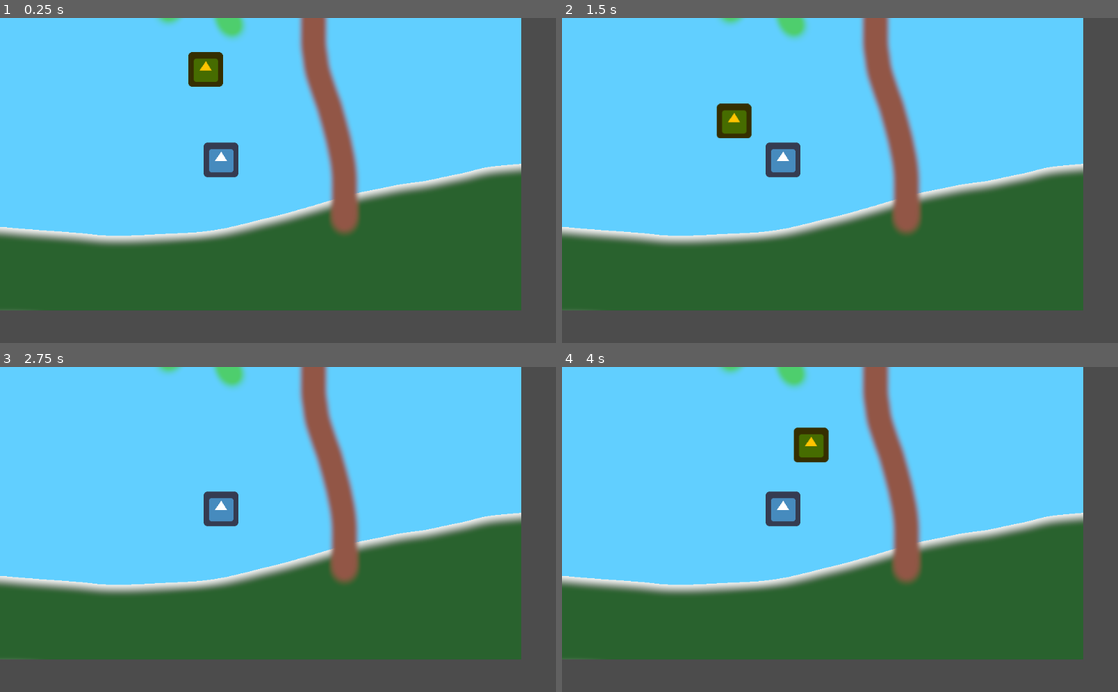
Above: before the commit, frames 1-4 (two rows, left to right).
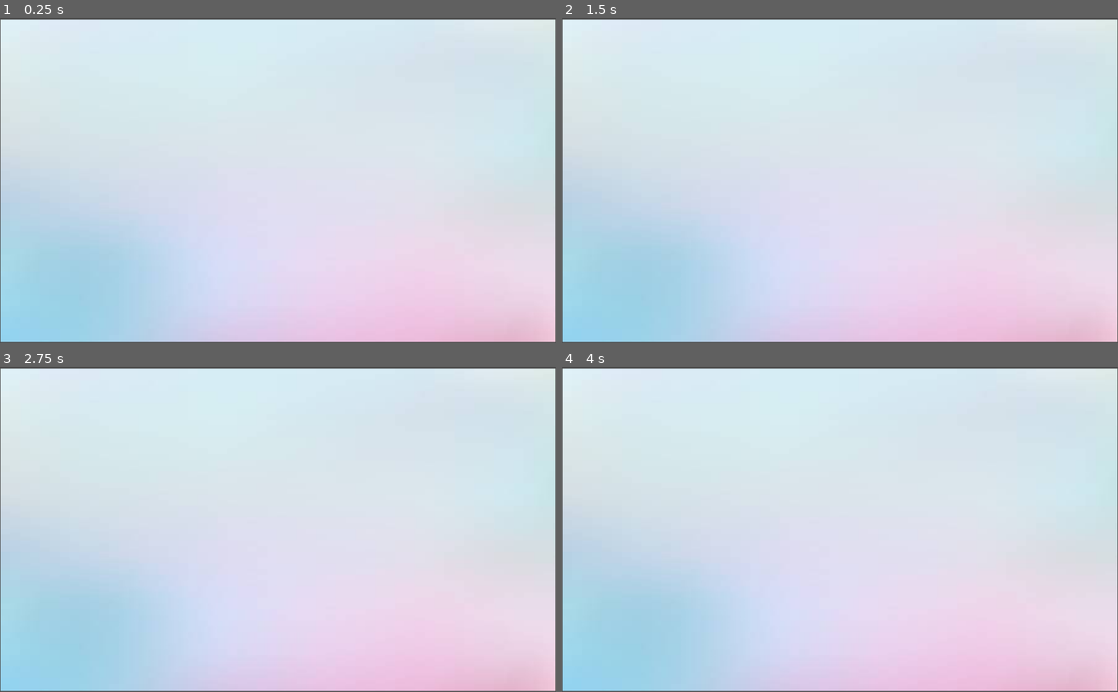
Above: after the commit, the same moments.

Repository: jasonmccollum/godot_github_test
Game: Godot game, scene res://root_scene.tscn
Same seed, same stepped clock (60 frames per second), same inputs: the game is played once before the commit and once after it. The engine's default icon, where the game draws it, is replaced by a stand-in: a white triangle on a blue panel in a dark square.
Inputs:
- Up to frame 1 (0.25 s): no input
- Up to frame 2 (1.5 s): no input
- Up to frame 3 (2.75 s): no input
- Up to frame 4 (4 s): no input

The runs differ from the first frame. In frame 1, 99% of the frame differs, in the area x 0-100%, y 0-100%; in frame 2, 99%; in frame 3, 99%; in frame 4, 99%.

Commit message:
added background

Diff:
--- a/root_scene.tscn
+++ b/root_scene.tscn
@@ -1,20 +1,32 @@
-[gd_scene load_steps=5 format=2]
+[gd_scene load_steps=6 format=2]
 
 [ext_resource path="res://icon.png" type="Texture" id=1]
 [ext_resource path="res://jason_test.tscn" type="PackedScene" id=2]
 [ext_resource path="res://RyanChange.gd" type="Script" id=3]
 [ext_resource path="res://ThomasAssets/Environment_art.tscn" type="PackedScene" id=4]
+[ext_resource path="res://LotusAssets/background.jpg" type="Texture" id=5]
 
 [node name="root_scene" type="Node2D"]
 
+[node name="Lotus_Scene" type="Node2D" parent="."]
+
+[node name="airybackground" type="Sprite" parent="Lotus_Scene"]
+position = Vector2( 512.08, 300.2 )
+scale = Vector2( 2.2727, 1.32295 )
+texture = ExtResource( 5 )
+
 [node name="Environment art" parent="." instance=ExtResource( 4 )]
+visible = false
 
 [node name="icon" type="Sprite" parent="."]
+visible = false
 position = Vector2( 407, 262 )
 texture = ExtResource( 1 )
 
 [node name="jason_test" parent="." instance=ExtResource( 2 )]
+visible = false
 position = Vector2( 360.896, 84.0724 )
 
 [node name="RyanChange" type="Node2D" parent="."]
+visible = false
 script = ExtResource( 3 )
